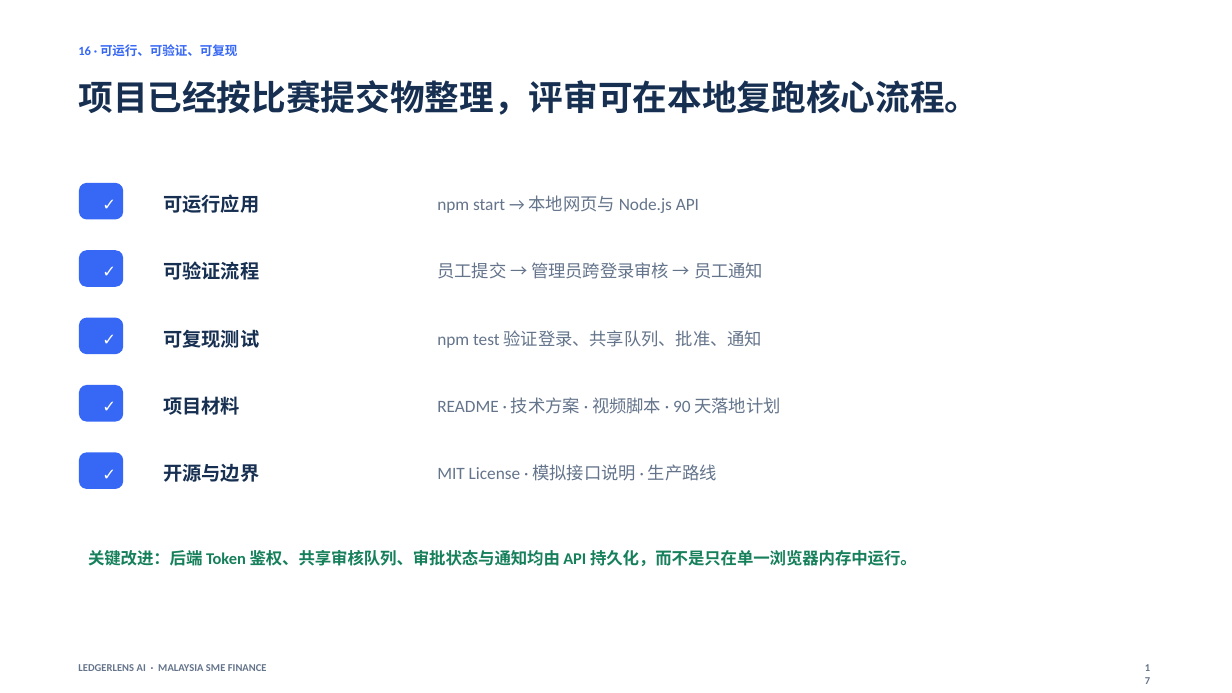
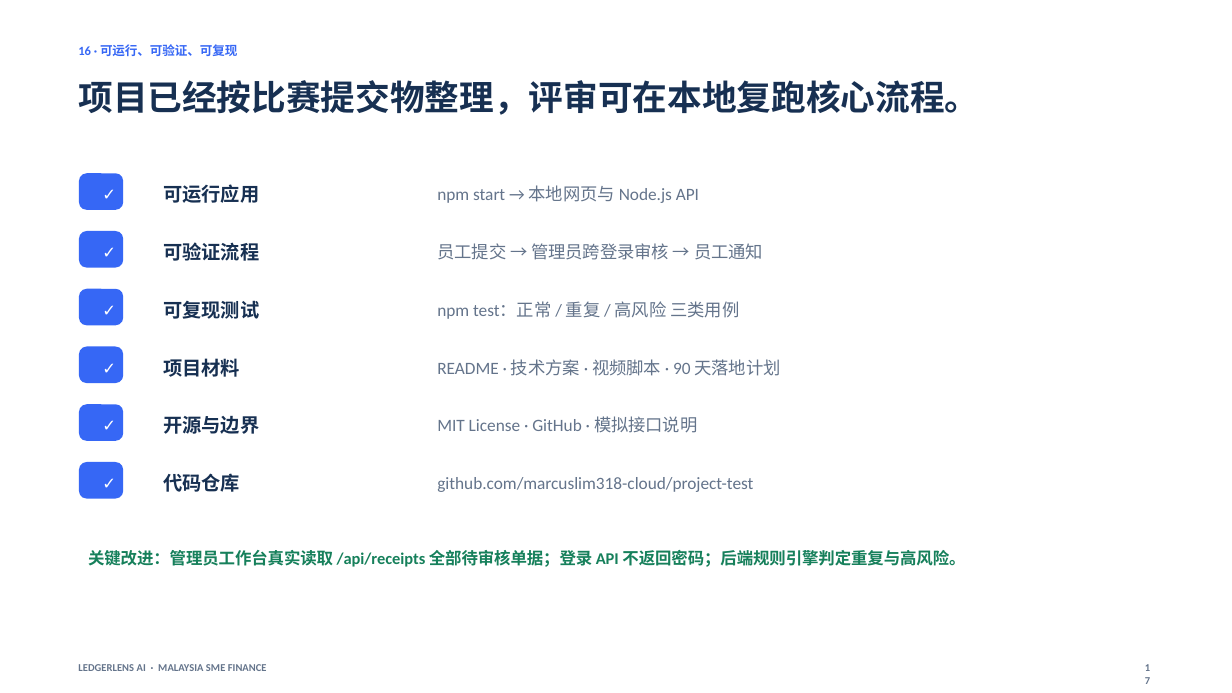
Before and after one commit to marcuslim318-cloud/project-test, a slide deck: slide 17 of LedgerLens_AI_pitch.pptx. Drawn at 1232x693 pixels with LibreOffice and Linux fonts; fonts in the diff are those of the drawing. Boxes give left, top, right and bottom in pixels: in the first picture for what was removed or moved away, otherwise in the second. Text is boxed around its words. In the diff, an @@ line names an element or a change of style, - is before the commit and + after.

```diff
--- a/LedgerLens_AI_pitch.pptx
+++ b/LedgerLens_AI_pitch.pptx
@@ 3 texts, 1 rounded rectangle: place and size @@
-3 texts, 1 rounded rectangle at [79,183,699,220]
+3 texts, 1 rounded rectangle at [79,174,699,211]
@@ 3 texts, 1 rounded rectangle: place and size @@
-3 texts, 1 rounded rectangle at [79,250,763,287]
+3 texts, 1 rounded rectangle at [79,231,763,268]
@@ rounded rectangle added at [79,288,123,325], fill #3667F5 @@
@@ text "✓": place and size @@
-text "✓" at [93,324,113,344]
+text "✓" at [93,296,113,315]
@@ text "可复现测试": place and size @@
-text "可复现测试" at [163,329,259,348]
+text "可复现测试" at [163,300,259,319]
@@ text added at [437,301,739,319], 13.5 pt, text #64748B @@
+npm test：正常 / 重复 / 高风险 三类用例
@@ rounded rectangle: place and size @@
-rounded rectangle at [79,318,123,355]
+rounded rectangle at [79,347,123,384]
@@ text added at [93,353,113,372], 12.8 pt, text #FFFFFF, bold @@
+✓
@@ text "项目材料": place and size @@
-text "项目材料" at [163,396,240,415]
+text "项目材料" at [163,358,240,377]
@@ text "README · 技术方案 · 视频脚本 ...": place and size @@
-text "README · 技术方案 · 视频脚本 ..." at [437,397,781,414]
+text "README · 技术方案 · 视频脚本 ..." at [437,359,781,376]
@@ text removed at [437,330,763,348] @@
-npm test 验证登录、共享队列、批准、通知
@@ rounded rectangle: place and size @@
-rounded rectangle at [79,385,123,422]
+rounded rectangle at [79,405,123,442]
@@ text "✓": place and size @@
-text "✓" at [93,392,113,411]
+text "✓" at [93,411,113,431]
@@ text "开源与边界": place and size @@
-text "开源与边界" at [163,464,259,482]
+text "开源与边界" at [163,416,259,434]
@@ text at [437,416,697,433]: text changed @@
-MIT License · 模拟接口说明 · 生产路线
+MIT License · GitHub · 模拟接口说明
@@ rounded rectangle: place and size @@
-rounded rectangle at [79,453,123,490]
+rounded rectangle at [79,462,123,499]
@@ text "✓": place and size @@
-text "✓" at [93,459,113,479]
+text "✓" at [93,469,113,488]
@@ text added at [163,473,240,492], 15 pt, text #173052, bold @@
+代码仓库
@@ text added at [437,477,753,492], 13.5 pt, text #64748B @@
+github.com/marcuslim318-cloud/project-test
@@ text at [88,550,965,567]: text changed @@
-关键改进：后端 Token 鉴权、共享审核队列、审批状态与通知均由 API 持久化，而不是只在单一浏览器内存中运行。
+关键改进：管理员工作台真实读取 /api/receipts 全部待审核单据；登录 API 不返回密码；后端规则引擎判定重复与高风险。
```
Also in this commit, not shown: 1 other slide changed, 1 slide added, 12 other files.
